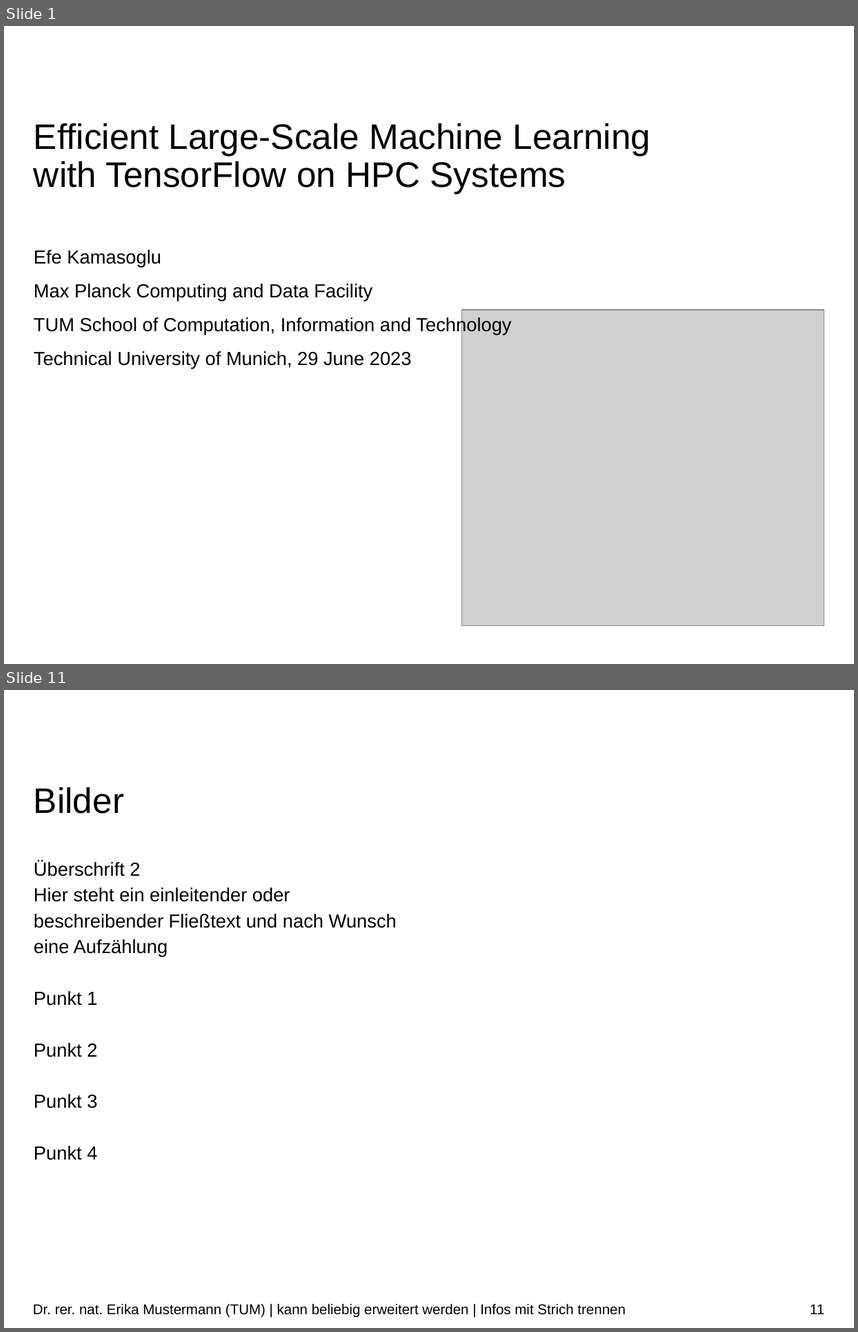
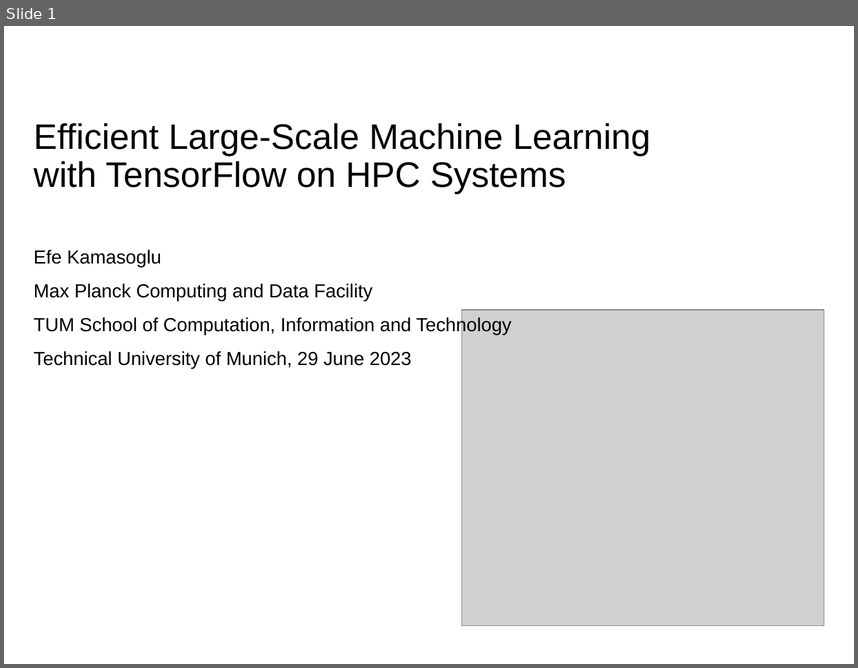
Before and after one commit to ekm01/EPHPC, a slide deck: Presentation/EPHPC_Presentation.odp. Shown one above the other, each under a label of ours: slides 1 and 11 before the commit, slide 1 after it; the slides between them are not shown. The pictures are 858x1332 and 858x668 pixels, drawn with LibreOffice and Linux fonts; fonts in the diff are those of the drawing; grey boxes stand for pictures; background and template pictures are left out. Boxes give left, top, right and bottom in pixels: in the first picture for what was removed or moved away, otherwise in the second. Text is boxed around its words. In the diff, an @@ line names an element or a change of style, - is before the commit and + after.

```diff
--- a/Presentation/EPHPC_Presentation.odp
+++ b/Presentation/EPHPC_Presentation.odp
@@ slide 11 removed at [4, 690, 854, 1328], background #FFFFFF @@
@@ title removed at [34, 787, 124, 814] @@
-Bilder
@@ text removed at [34, 861, 397, 1160] @@
-Überschrift 2
-Hier steht ein einleitender oder beschreibender Fließtext und nach Wunsch eine Aufzählung
-Punkt 1
-Punkt 2
-Punkt 3
-Punkt 4
@@ text removed at [33, 1303, 625, 1317] @@
-Dr. rer. nat. Erika Mustermann (TUM) | kann beliebig erweitert werden | Infos mit Strich trennen
@@ page number removed at [810, 1304, 824, 1314] @@
-11
```
Also in this commit, not shown: 7 slides changed, 11 other slides removed, 1 other file.
